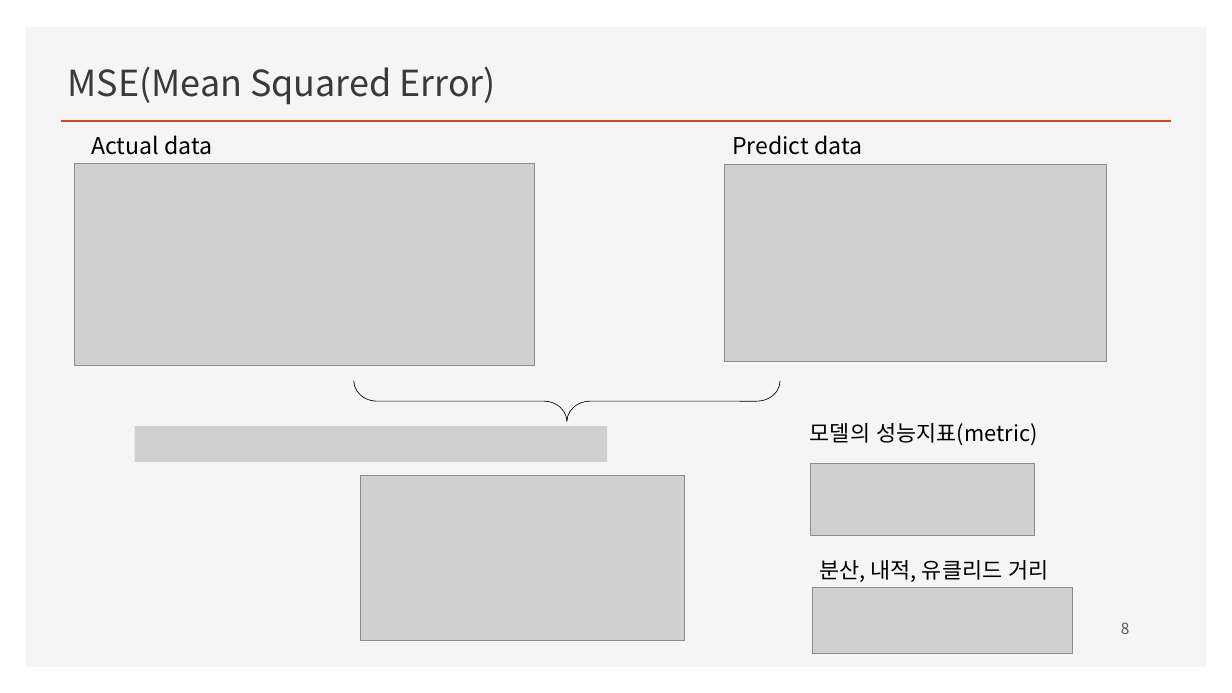
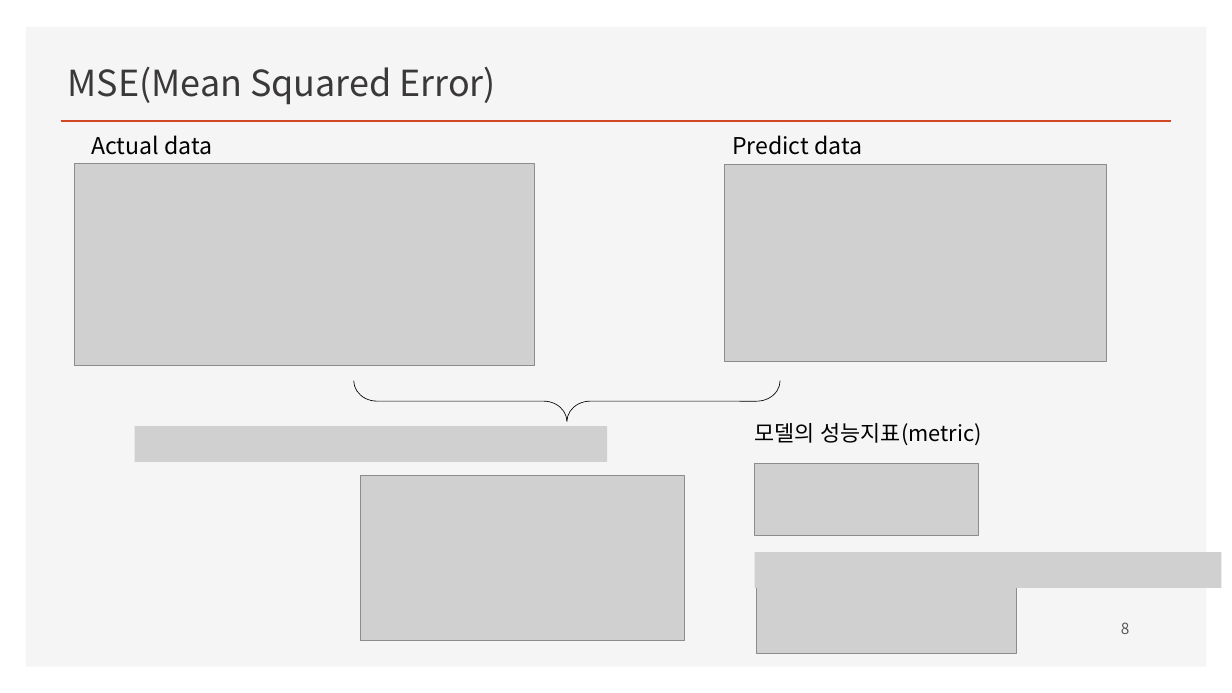
Before and after one commit to ancestor9/mathematics-for-machine-learning, a slide deck: slide 8 of w4_Perceptron_Regression.pptx. Drawn at 1232x693 pixels with LibreOffice and Linux fonts; fonts in the diff are those of the drawing; grey boxes stand for pictures; background and template pictures are left out. Boxes give left, top, right and bottom in pixels: in the first picture for what was removed or moved away, otherwise in the second. Text is boxed around its words. In the diff, an @@ line names an element or a change of style, - is before the commit and + after.

```diff
--- a/w4_Perceptron_Regression.pptx
+++ b/w4_Perceptron_Regression.pptx
@@ 2 pictures, 1 text: place and size @@
-2 pictures, 1 text at [810, 423, 1073, 653]
+2 pictures, 1 text at [754, 423, 1018, 653]
@@ picture added at [755, 552, 1222, 588] @@
@@ text removed at [819, 560, 1048, 582] @@
-분산, 내적, 유클리드 거리
```
Also in this commit, not shown: 11 other slides changed, 2 slides added.
